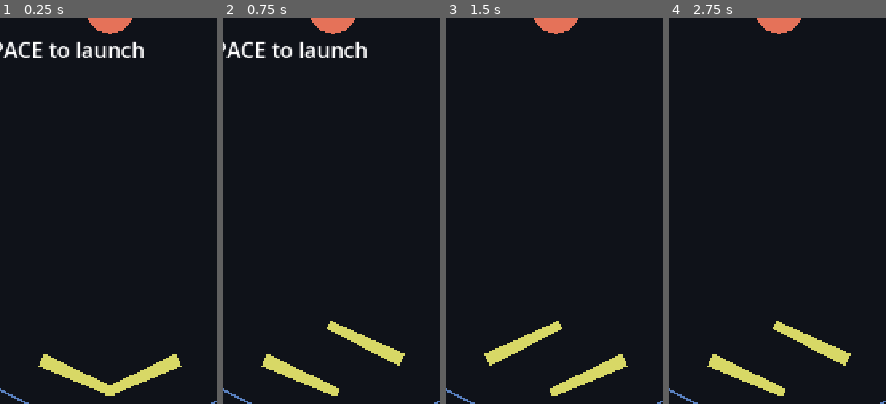
Above: before the commit, frames 1-4 (left to right).
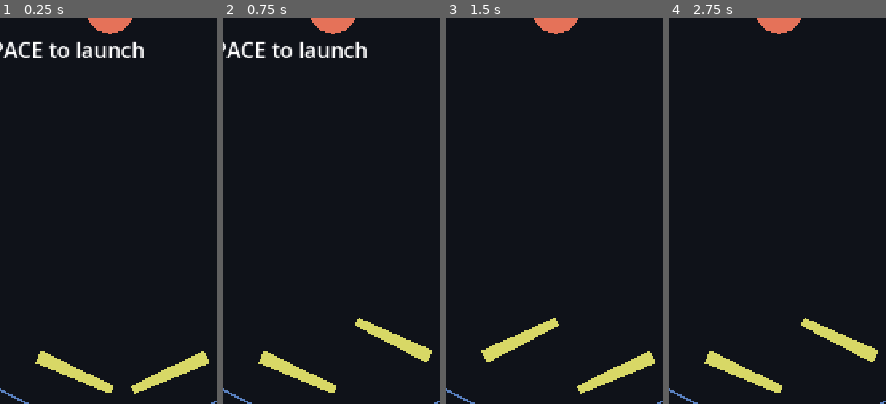
Above: after the commit, the same moments.

Repository: Synthetic-Virus/pinball-game
Game: Godot game, scene res://scenes/Main.tscn
Same seed, same stepped clock (60 frames per second), same inputs: the game is played once before the commit and once after it.
Inputs:
- Up to frame 1 (0.25 s): no input
- Up to frame 2 (0.75 s): tap Enter at 0.5 s; hold D from 0.53 s (still down)
- Up to frame 3 (1.5 s): tap Space at 0.77 s; release D at 1.28 s; hold A from 1.28 s (still down)
- Up to frame 4 (2.75 s): tap Space at 1.52 s; release A at 2.03 s; hold D from 2.03 s (still down)
The pictures show only the part of the screen within x 25-75%, y 45-95%; the shares and areas given below are measured in that part.

The runs differ from the first frame. In frame 1, 2.1% of the frame differs, in the area x 16-97%, y 86-98%; in frame 2, 2.6%; in frame 3, 2.7%, in the area x 16-97%, y 77-98%; in frame 4, 2.6%.

Commit message:
fix: stop the flippers overlapping
Pivots were 220px apart but each 130px bar reaches ~119px horizontally (combined 238px),
so the tips crossed by ~17px. Move pivots to 270px apart (245 and 515) for a ~32px gap,
centered on the drain.

Co-Authored-By: Claude Opus 4.8 <noreply@anthropic.com>

Diff:
--- a/scripts/Main.gd
+++ b/scripts/Main.gd
@@ -35,8 +35,8 @@
         Vector2(628, 260), Vector2(628, 1130), Vector2(440, 1238),
     ]))
     _bumpers()
-    lflip = _flipper(Vector2(250, 1120), L_REST, false)
-    rflip = _flipper(Vector2(470, 1120), R_REST, true)
+    lflip = _flipper(Vector2(245, 1115), L_REST, false)
+    rflip = _flipper(Vector2(515, 1115), R_REST, true)
     _ball_and_drain()
     _ui()
     _reset_ball()
